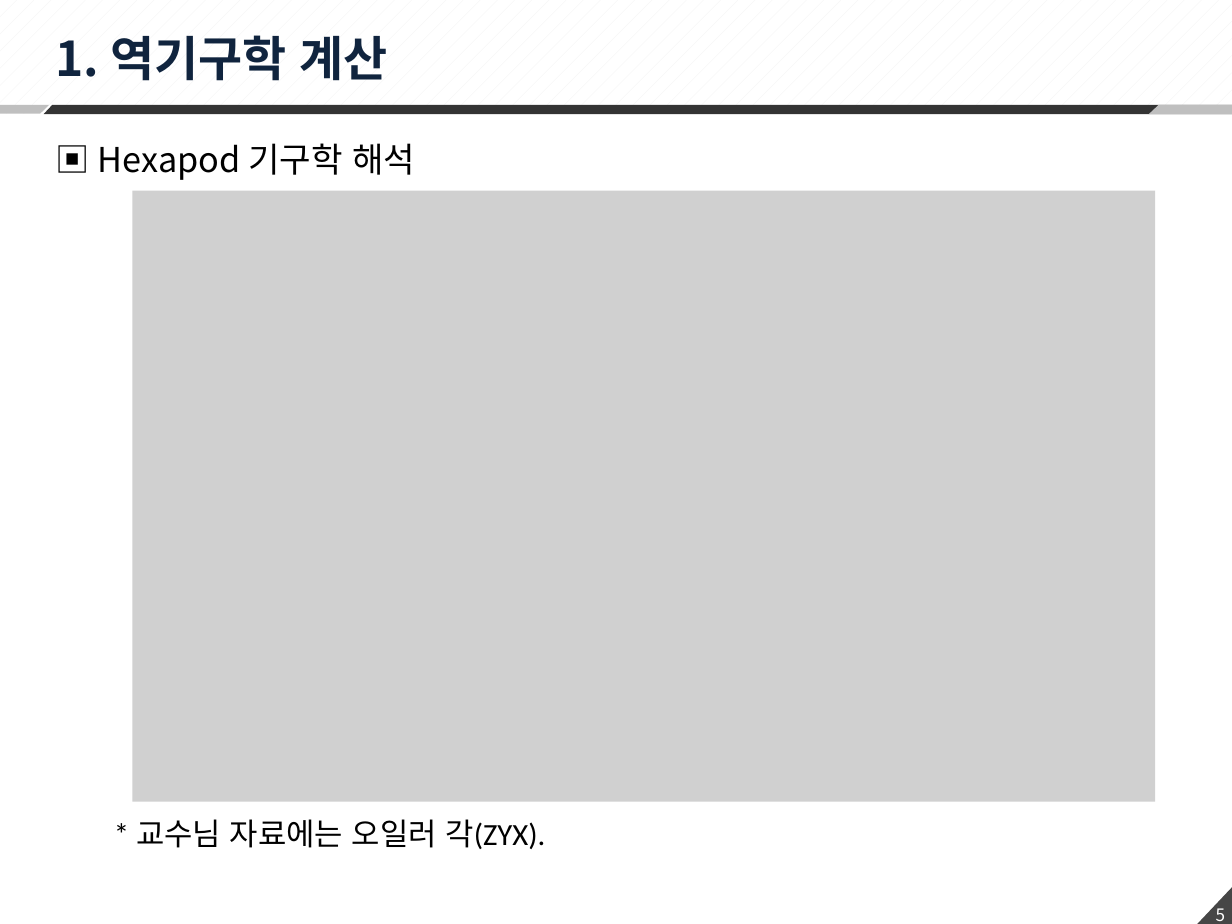
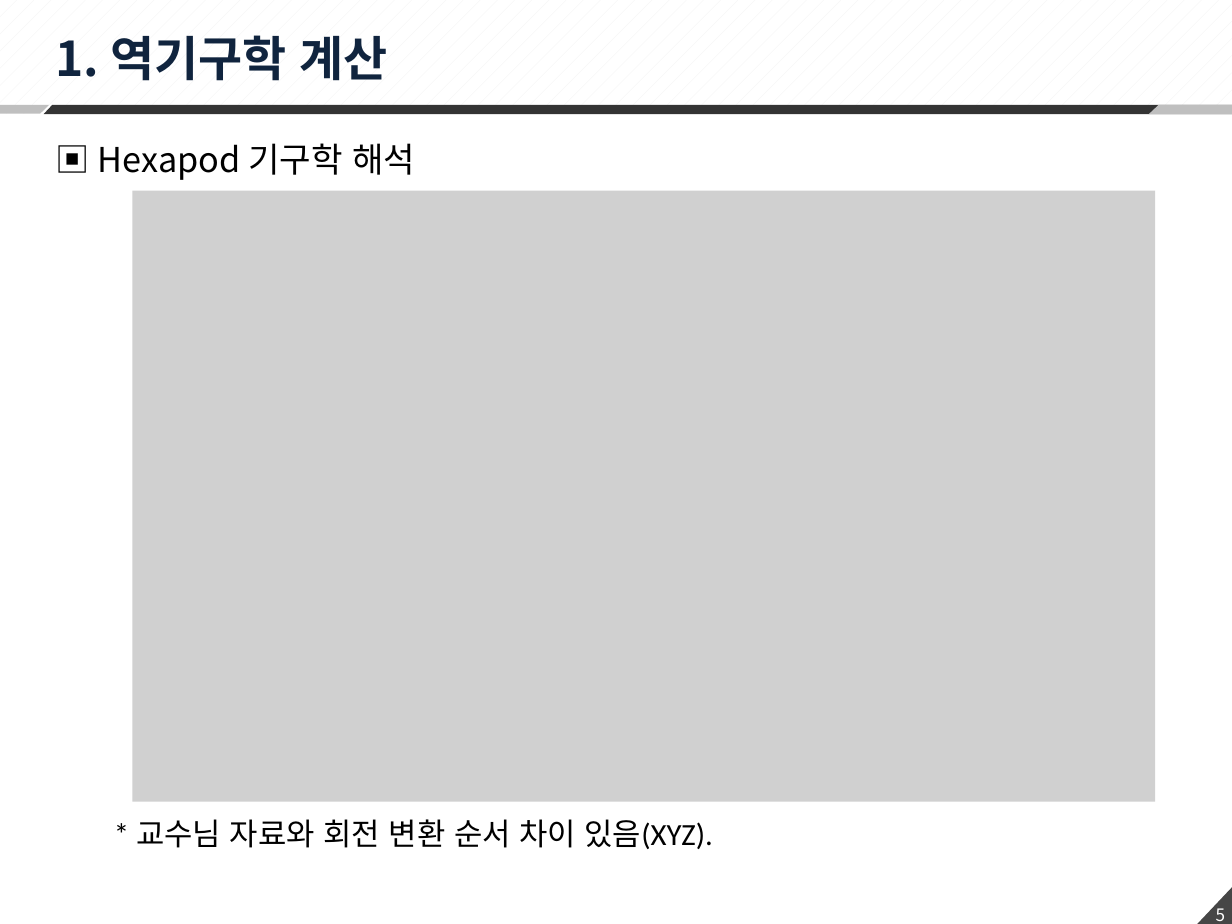
Before and after one commit to changhee-Jung/Hexapod, a slide deck: slide 5 of 02 Scheduler/200406_Hexapod 수식정리.pptx. Drawn at 1232x924 pixels with LibreOffice and Linux fonts; fonts in the diff are those of the drawing; grey boxes stand for pictures. Boxes give left, top, right and bottom in pixels: in the first picture for what was removed or moved away, otherwise in the second. Text is boxed around its words. In the diff, an @@ line names an element or a change of style, - is before the commit and + after.

```diff
--- a/02 Scheduler/200406_Hexapod 수식정리.pptx
+++ b/02 Scheduler/200406_Hexapod 수식정리.pptx
@@ text at box(136, 819, 713, 849): text changed @@
-* 교수님 자료에는 오일러 각(ZYX).
+* 교수님 자료와 회전 변환 순서 차이 있음(XYZ).
```
Also in this commit, not shown: 5 other slides changed, 2 slides added, 3 other files.
